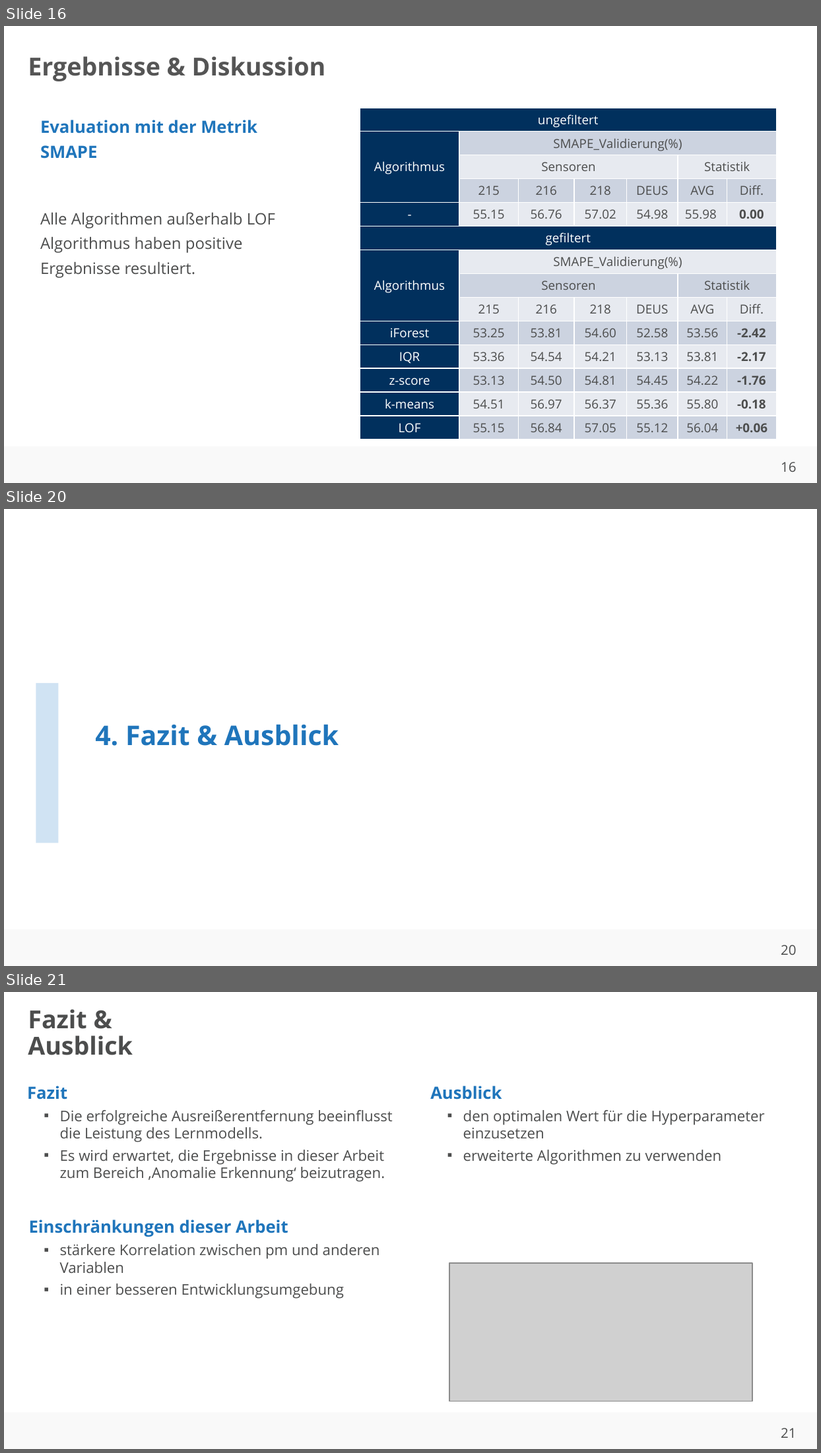
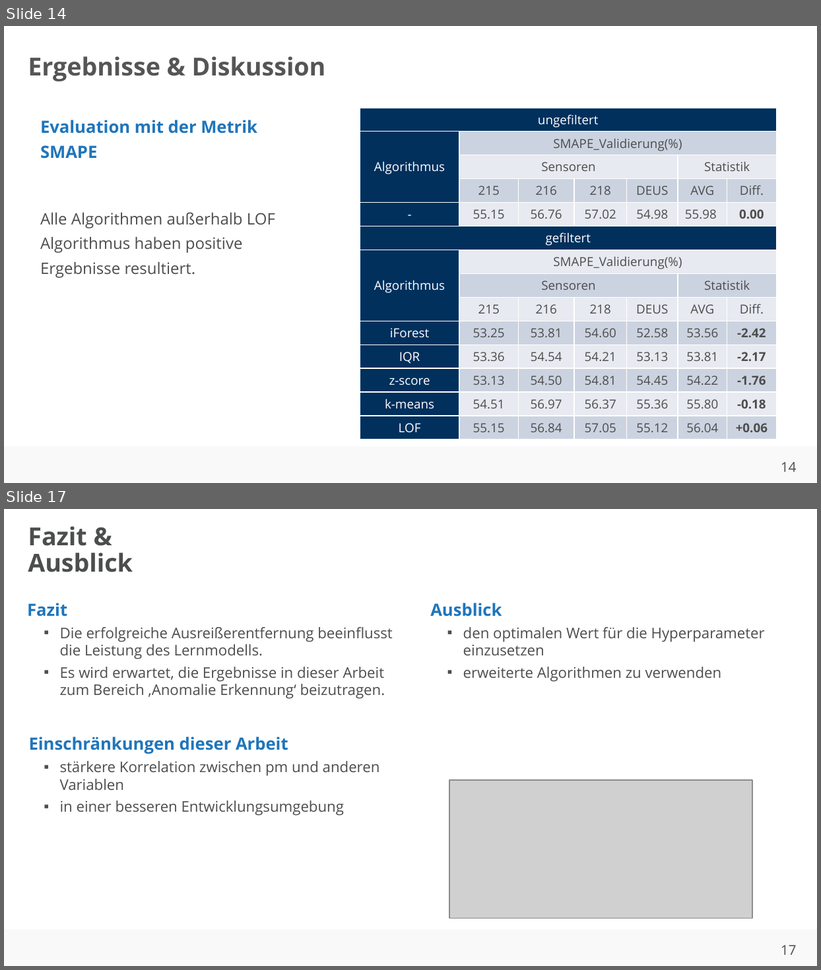
Before and after one commit to ahndavin/Abschlussarbeit_Bachelor, a slide deck: Kolloquium/Kolloquium.pptx. Shown one above the other, each under a label of ours: slides 16, 20 and 21 before the commit, slides 14 and 17 after it; the slides between them are not shown. The pictures are 821x1453 and 821x970 pixels, drawn with LibreOffice and Linux fonts; fonts in the diff are those of the drawing; grey boxes stand for pictures; background and template pictures are left out. Boxes give left, top, right and bottom in pixels: in the first picture for what was removed or moved away, otherwise in the second. Text is boxed around its words. In the diff, an @@ line names an element or a change of style, - is before the commit and + after.

```diff
--- a/Kolloquium/Kolloquium.pptx
+++ b/Kolloquium/Kolloquium.pptx
@@ slide 20 removed at [4, 509, 817, 966], background #FFFFFF; not listed: 2 template elements that a slide beside it also shows @@
@@ rectangle removed at [36, 683, 59, 843] @@
@@ rectangle removed at [720, 686, 816, 782] @@
@@ rectangle removed at [768, 697, 817, 748] @@
@@ title removed at [95, 724, 339, 746] @@
-4. Fazit & Ausblick
@@ what was slide 16 is now slide 14 @@
@@ page number at [781, 462, 796, 472]: text changed @@
-16
+14
@@ what was slide 21 is now slide 17 @@
@@ page number at [781, 945, 796, 955]: text changed @@
-21
+17
```
Also in this commit, not shown: 5 slides changed, 5 slides added, 7 other slides removed.
